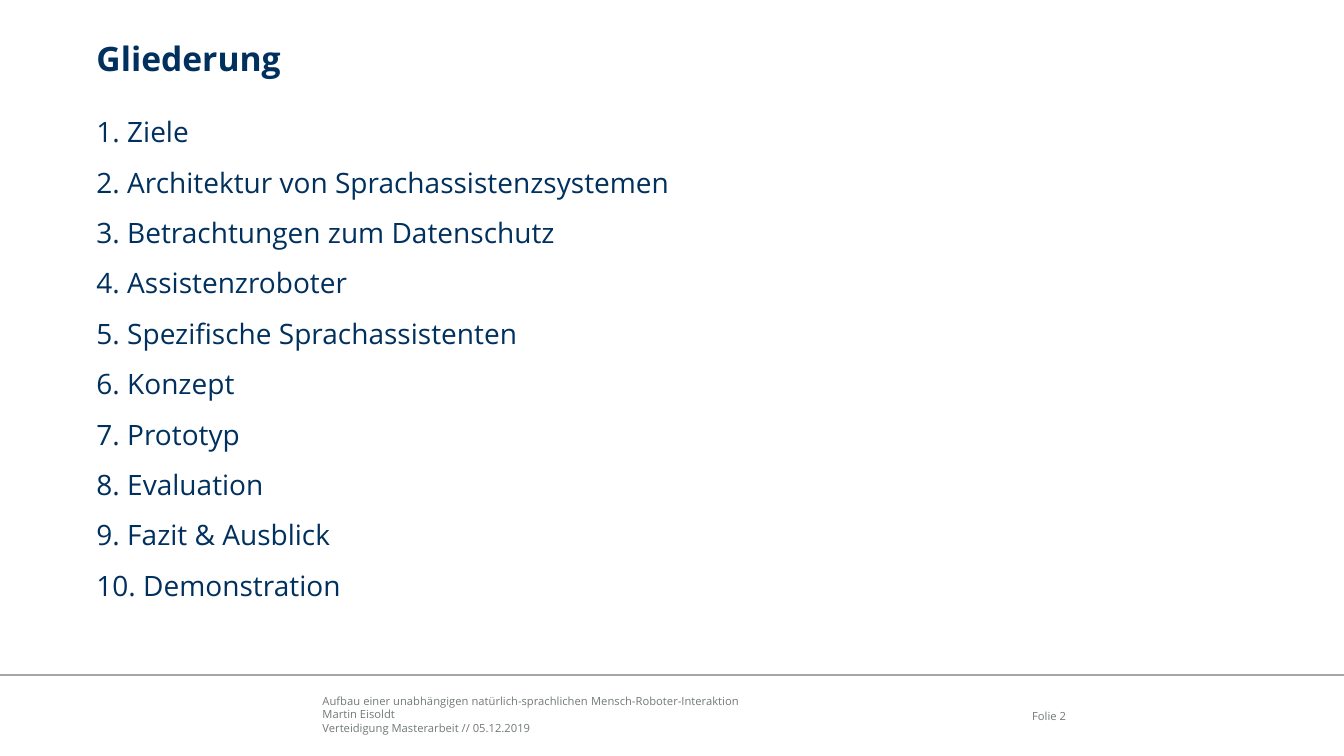
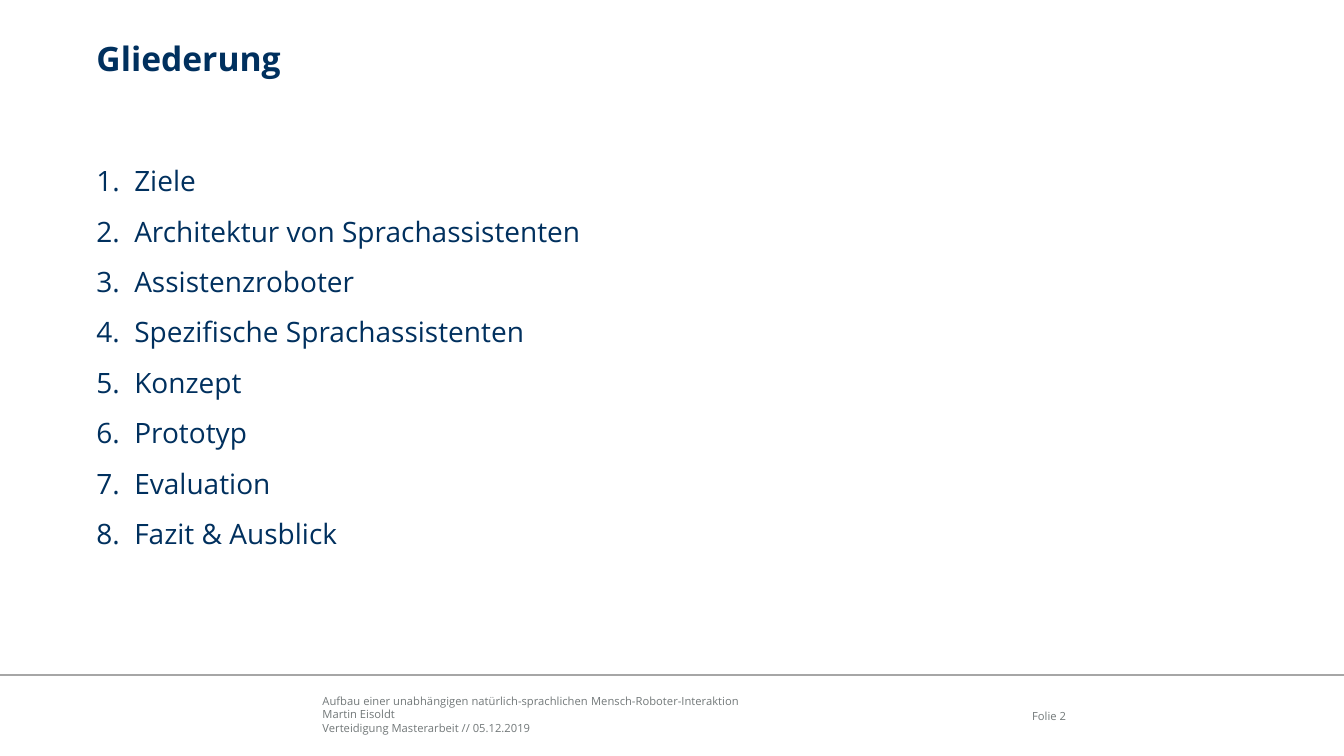
Before and after one commit to edegeyer/masterarbeit, a slide deck: slide 2 of verteidigung/verteidigung.pptx. Drawn at 1344x756 pixels with LibreOffice and Linux fonts; fonts in the diff are those of the drawing; background and template pictures are left out. Boxes give left, top, right and bottom in pixels: in the first picture for what was removed or moved away, otherwise in the second. Text is boxed around its words. In the diff, an @@ line names an element or a change of style, - is before the commit and + after.

```diff
--- a/verteidigung/verteidigung.pptx
+++ b/verteidigung/verteidigung.pptx
@@ text at <box>134,169,580,545</box>: text changed @@
-1. Ziele
-2. Architektur von Sprachassistenzsystemen
-3. Betrachtungen zum Datenschutz
-4. Assistenzroboter
-5. Spezifische Sprachassistenten
-6. Konzept
-7. Prototyp
-8. Evaluation
-9. Fazit & Ausblick
-10. Demonstration
+1. Ziele
+2. Architektur von Sprachassistenten
+3. Assistenzroboter
+4. Spezifische Sprachassistenten
+5. Konzept
+6. Prototyp
+7. Evaluation
+8. Fazit & Ausblick
```
Also in this commit, not shown: 10 other slides changed, 1 slide added.
